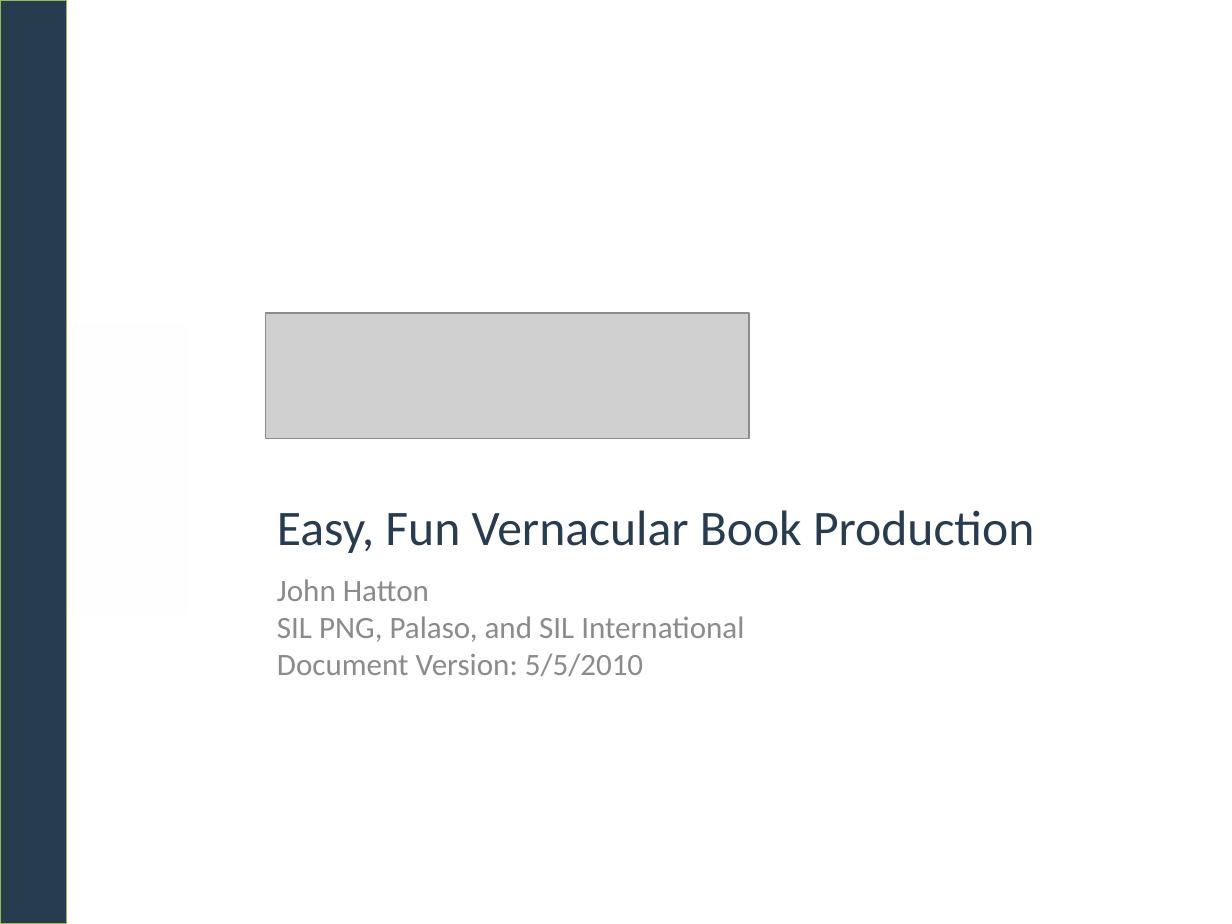
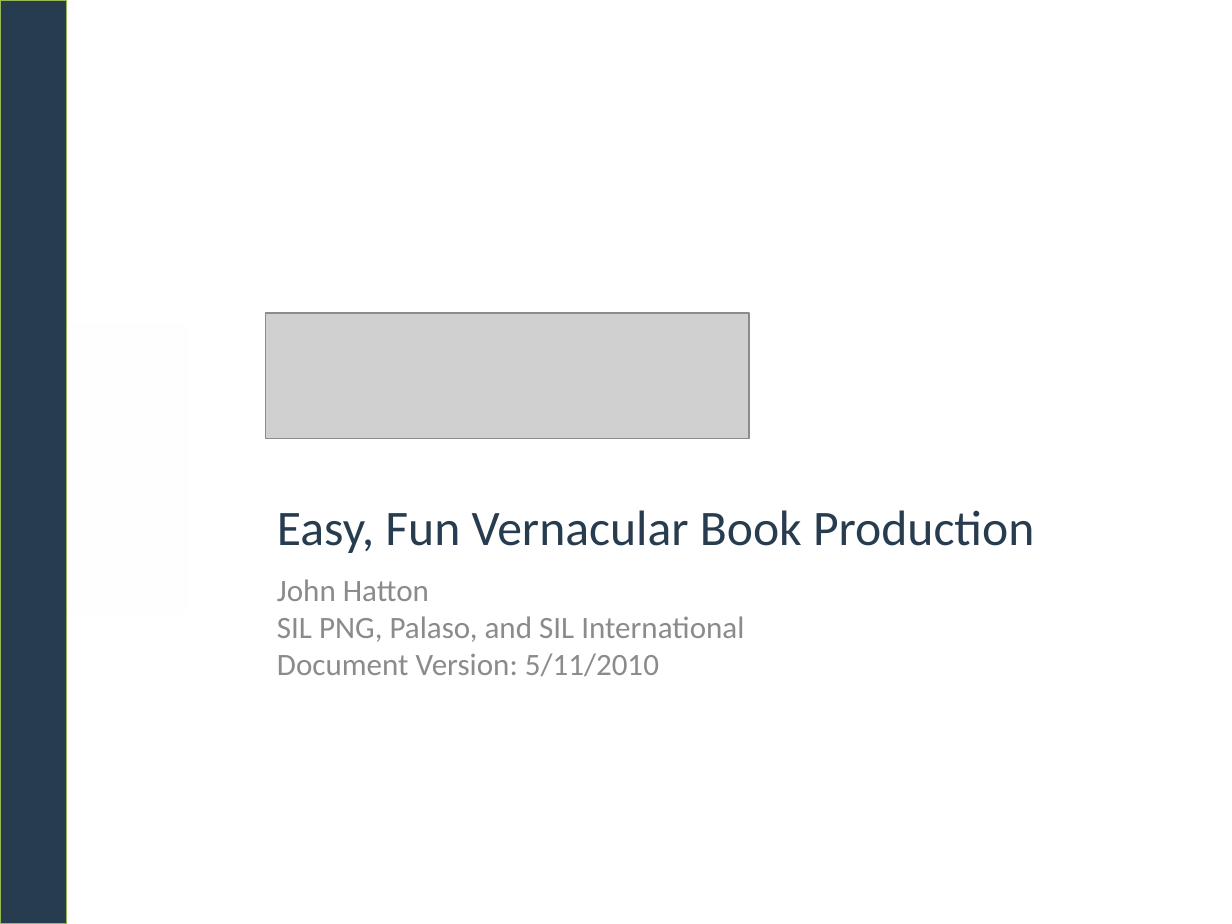
Before and after one commit to ermshiperete/testBloom, a slide deck: slide 1 of Design/BloomOverview.pptx. Drawn at 1232x924 pixels with LibreOffice and Linux fonts; fonts in the diff are those of the drawing; grey boxes stand for pictures. Boxes give left, top, right and bottom in pixels: in the first picture for what was removed or moved away, otherwise in the second. Text is boxed around its words. In the diff, an @@ line names an element or a change of style, - is before the commit and + after.

```diff
--- a/Design/BloomOverview.pptx
+++ b/Design/BloomOverview.pptx
@@ text at (277, 653, 659, 676): text changed @@
-Document Version: 5/5/2010
+Document Version: 5/11/2010
```
Also in this commit, not shown: 1 slide added, 4 other files.
